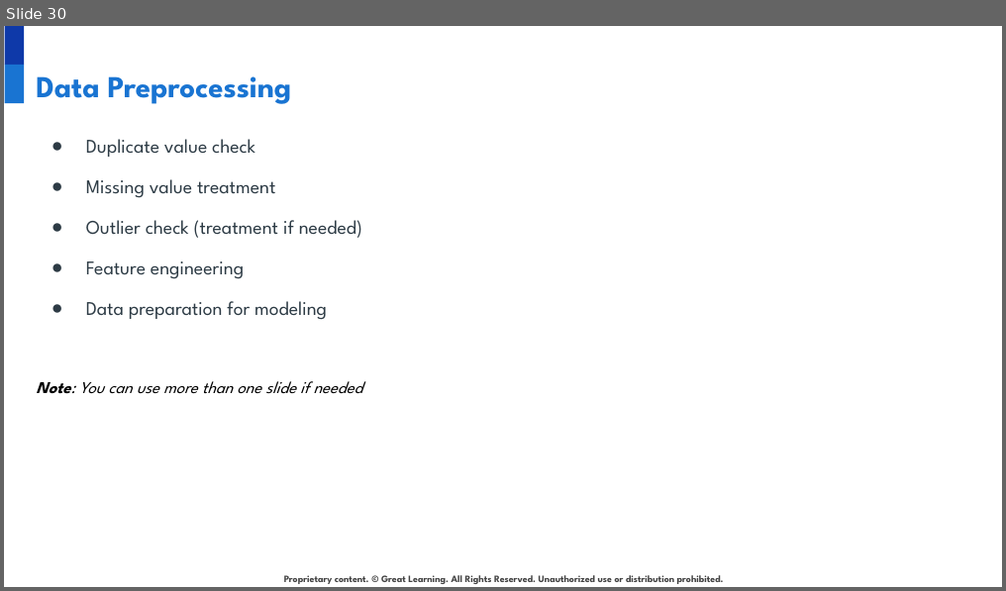
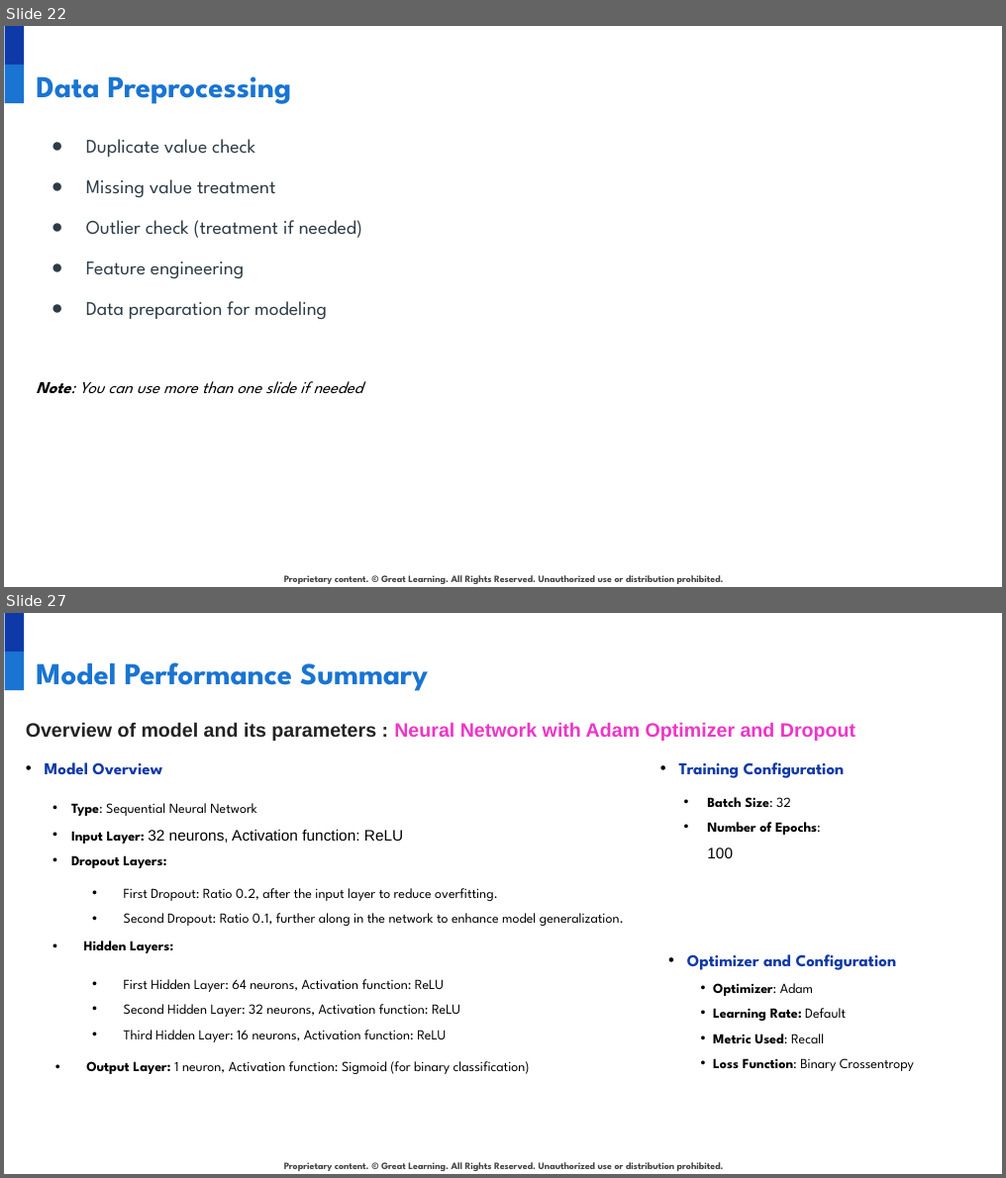
Before and after one commit to developer20sujeet/Python_For_AIML_DataScience, a slide deck: GreatLearningProject/NLP/1.Bank Churn Prediction/INN_Project_PresentationTemplate.pptx. Shown one above the other, each under a label of ours: slide 30 before the commit, slides 22 and 27 after it; the slides between them are not shown. The pictures are 1006x591 and 1006x1178 pixels, drawn with LibreOffice and Linux fonts; fonts in the diff are those of the drawing; background and template pictures are left out. Boxes give left, top, right and bottom in pixels: in the first picture for what was removed or moved away, otherwise in the second. Text is boxed around its words. In the diff, an @@ line names an element or a change of style, - is before the commit and + after.

```diff
--- a/GreatLearningProject/NLP/1.Bank Churn Prediction/INN_Project_PresentationTemplate.pptx
+++ b/GreatLearningProject/NLP/1.Bank Churn Prediction/INN_Project_PresentationTemplate.pptx
@@ slide 27 added at bbox=[4, 613, 1002, 1174], background #FFFFFF; not listed: 3 template elements that a slide beside it also shows @@
@@ title added at bbox=[36, 663, 428, 691], 22 pt, text #1974D2, bold @@
+Model Performance Summary
@@ text added at bbox=[26, 722, 855, 741], 14 pt, text #EF35C7, bold @@
+Overview of model and its parameters : Neural Network with Adam Optimizer and Dropout
@@ text added at bbox=[45, 762, 162, 775], 12 pt, text #0E39A9, bold @@
+• Model Overview
@@ text added at bbox=[679, 762, 845, 778], 12 pt, text #0E39A9, bold @@
+• Training Configuration
@@ text added at bbox=[71, 803, 403, 868], 10 pt, text #000000 @@
+          • Type: Sequential Neural Network
+    • Input Layer: 32 neurons, Activation function: ReLU
+    • Dropout Layers:
@@ text added at bbox=[707, 797, 821, 859], 10 pt, text #000000, bold @@
+• Batch Size: 32
+• Number of Epochs: 100
@@ text added at bbox=[124, 888, 624, 926], 10 pt, text #000000 @@
+• First Dropout: Ratio 0.2, after the input layer to reduce overfitting.
+• Second Dropout: Ratio 0.1, further along in the network to enhance model generalization.
@@ text added at bbox=[84, 941, 173, 954], 10 pt, text #000000, bold @@
+• Hidden Layers:
@@ text added at bbox=[687, 955, 897, 970], 12 pt, text #0E39A9, bold @@
+• Optimizer and Configuration
@@ text added at bbox=[124, 979, 460, 1043], 10 pt, text #000000 @@
+• First Hidden Layer: 64 neurons, Activation function: ReLU
+• Second Hidden Layer: 32 neurons, Activation function: ReLU
+• Third Hidden Layer: 16 neurons, Activation function: ReLU
@@ text added at bbox=[713, 983, 914, 1071], 10 pt, text #000000, bold @@
+• Optimizer: Adam
+• Learning Rate: Default
+• Metric Used: Recall
+• Loss Function: Binary Crossentropy
@@ text added at bbox=[86, 1061, 530, 1074], 10 pt, text #000000 @@
+• Output Layer: 1 neuron, Activation function: Sigmoid (for binary classification)
@@ what was slide 30 is now slide 22 @@
```
Also in this commit, not shown: 4 slides changed, 7 other slides added, 7 slides removed, 2 other files.
